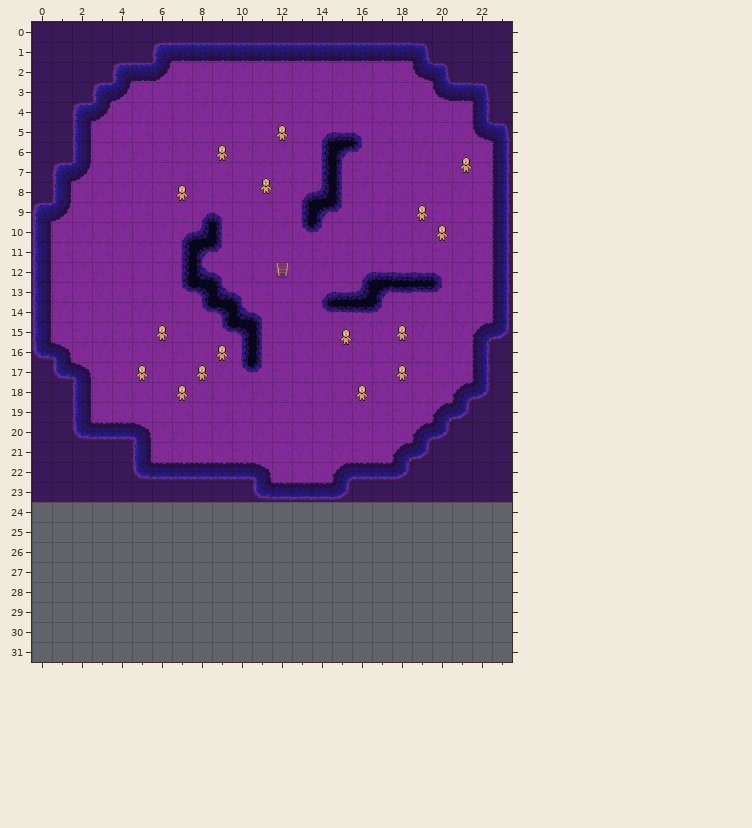
One commit to this Tiled map: Artwork/Tiles/Tilemaps/LowerZombiePit.tmx. That is the earlier state.
Cells are 32x32 px. Shown: x 0..23, y 0..31. The old version is drawn lined up with the new one.
And afterwards:
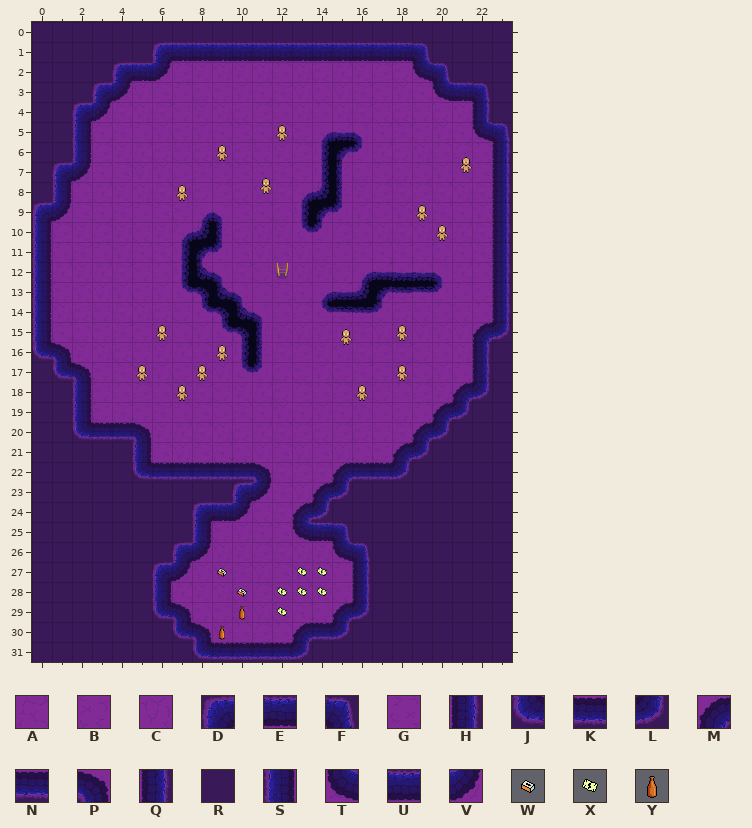
Key: from "MineTileset": A 3, B 17, C 19, D 96, E 97, F 98, G 113, H 114, J 128, K 129, L 130, M 144, N 145, P 146, Q 160, R 161, S 162, T 176, U 177, V 178; from "PlaceObjects": W 2, X 3, Y 4.
_ is an empty cell.
Objects are placed by their top-left corner, in cells (3,4 is the top-left corner of cell 3,4); size is 1x1 cell unless given.
Diff:
map size 24x24 -> 24x32 cells
Layer "Tile Layer 1":
y 23: x 10..14 RJKNN -> DVACM
y 24: x 0..23 ________________________ -> RRRRRRRRDUVBAMLRRRRRRRRR
y 25: x 0..23 ________________________ -> RRRRRRRRSBCAGTEFRRRRRRRR
y 26: x 0..23 ________________________ -> RRRRRRRDVCCGACCTFRRRRRRR
y 27: x 0..23 ________________________ -> RRRRRRDVCCACGCGGQRRRRRRR
y 28: x 0..23 ________________________ -> RRRRRRSACCBGGACBHRRRRRRR
y 29: x 0..23 ________________________ -> RRRRRRJPBBBCBABMLRRRRRRR
y 30: x 0..23 ________________________ -> RRRRRRRJPCGGGMNLRRRRRRRR
y 31: x 0..23 ________________________ -> RRRRRRRRJKNNKLRRRRRRRRRR
Layer "ObjectLayers":
added: X at 13,27
added: W at 9,27
added: X at 14,27
added: W at 10,28
added: X at 14,28
added: X at 13,28
added: X at 12,28
added: X at 12,29
added: Y at 10,29
added: Y at 9,30
